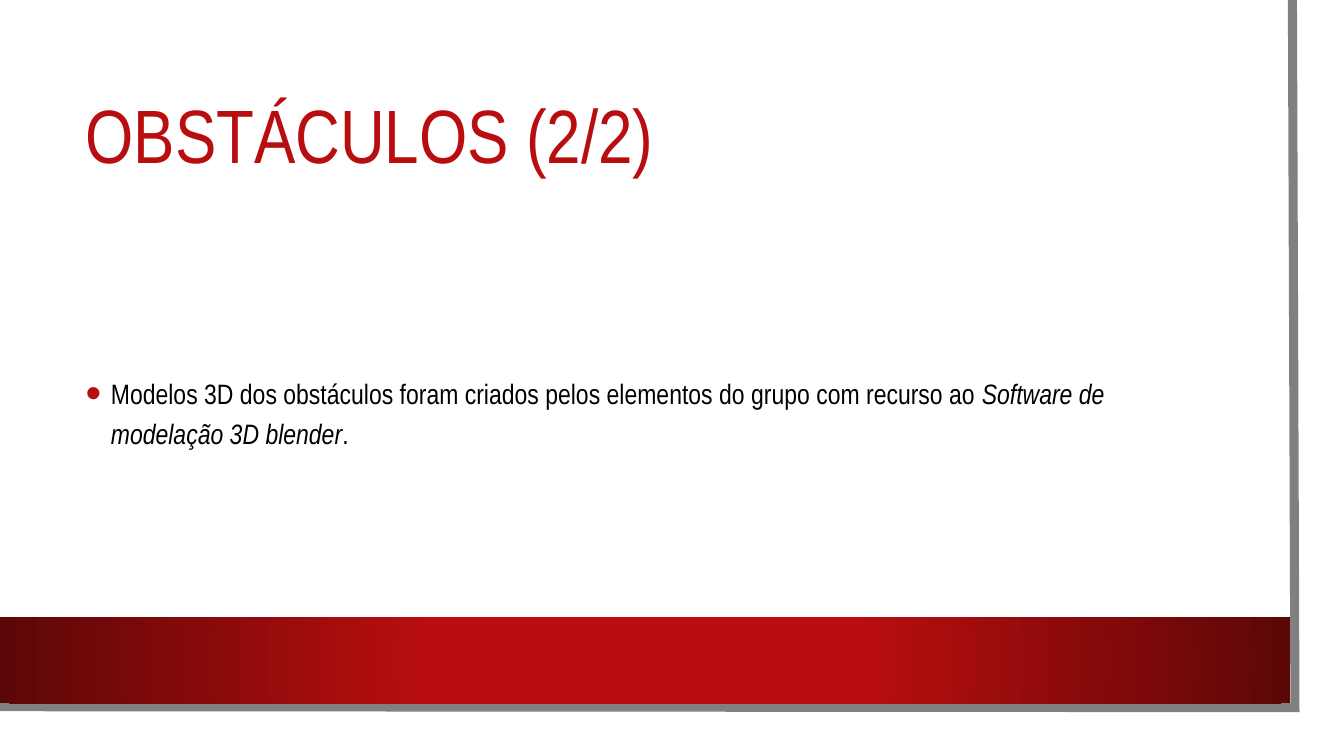
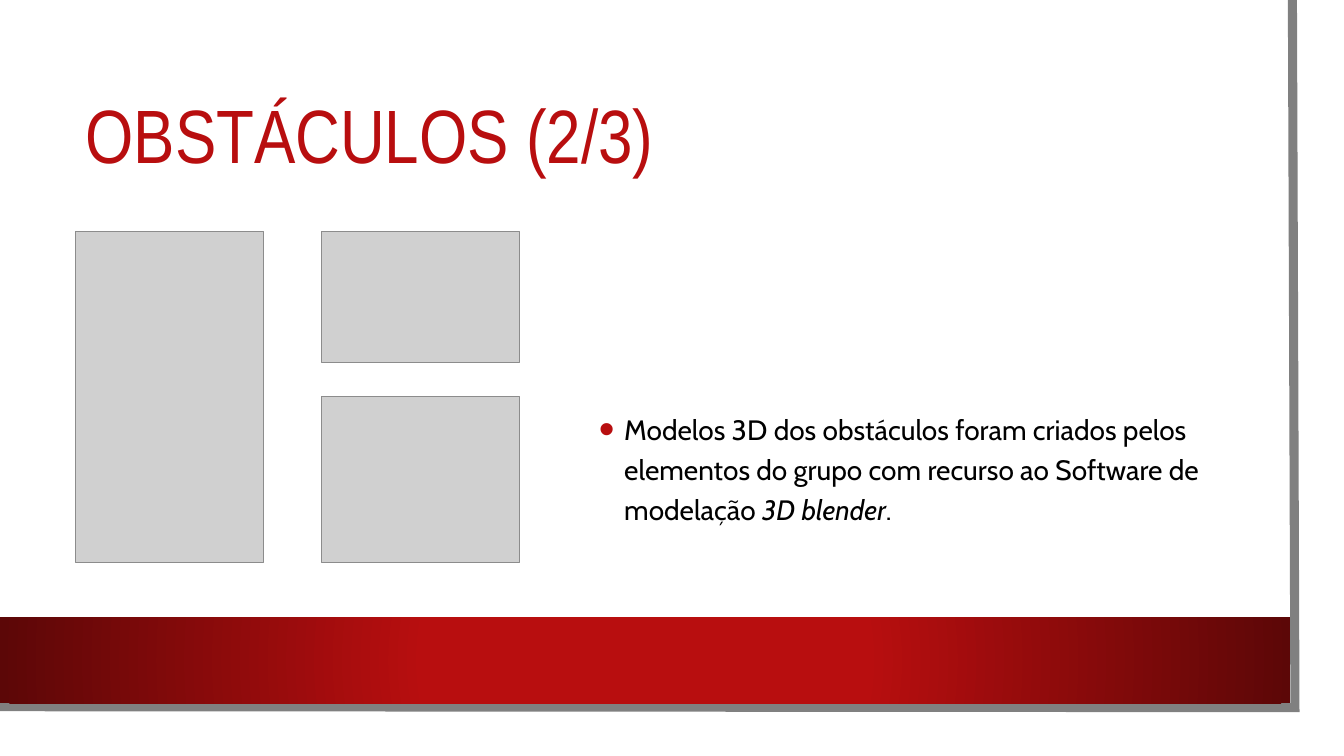
Before and after one commit to PedroRomanoBarbosa/DJCO, a slide deck: slide 10 of Documentos/Apresentacao.pptx (slide 7 before the commit). Drawn at 1344x756 pixels with LibreOffice and Linux fonts; fonts in the diff are those of the drawing; grey boxes stand for pictures; background and template pictures are left out. Boxes give left, top, right and bottom in pixels: in the first picture for what was removed or moved away, otherwise in the second. Text is boxed around its words. In the diff, an @@ line names an element or a change of style, - is before the commit and + after.

```diff
--- a/Documentos/Apresentacao.pptx
+++ b/Documentos/Apresentacao.pptx
@@ title at bbox=[86, 102, 653, 178]: text changed @@
-OBSTÁCULOS (2/2)
+OBSTÁCULOS (2/3)
@@ picture added at bbox=[76, 231, 264, 562] @@
@@ picture added at bbox=[322, 231, 519, 362] @@
@@ text "Modelos 3D dos obstáculos foram ...": place and size @@
-text "Modelos 3D dos obstáculos foram ..." at bbox=[111, 383, 1105, 450]
+text "Modelos 3D dos obstáculos foram ..." at bbox=[624, 419, 1199, 526]
@@ text "Modelos 3D dos obstáculos foram ..." at bbox=[624, 419, 1199, 526]: font Arial Narrow to Cabin; italic off in "Software de modelação" @@
@@ picture added at bbox=[322, 396, 519, 563] @@
```
Also in this commit, not shown: 12 other slides changed, 2 slides added.
